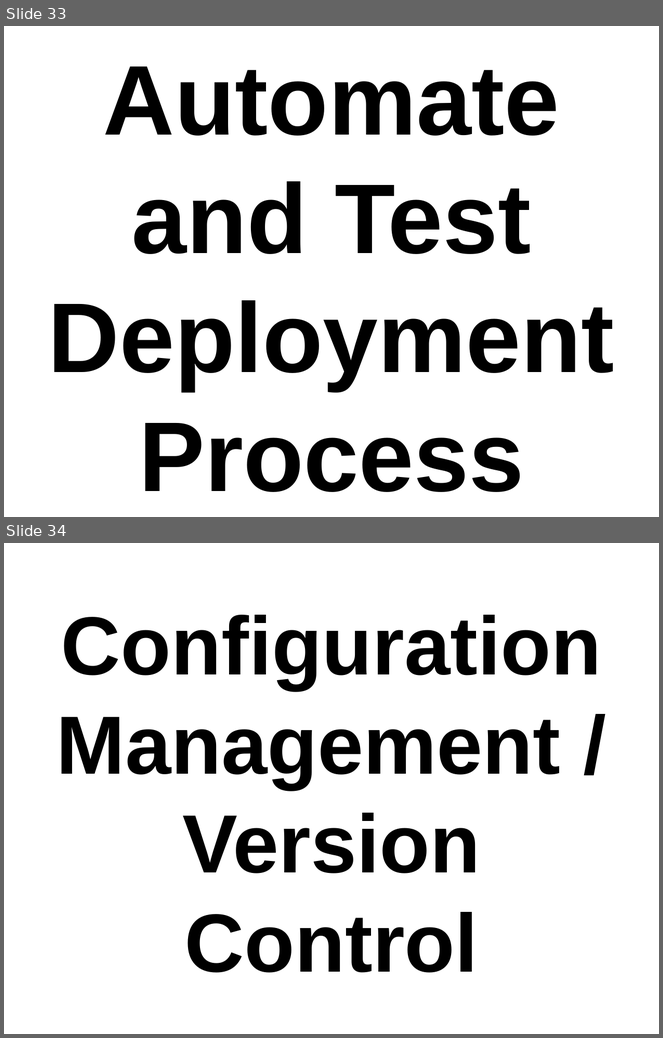
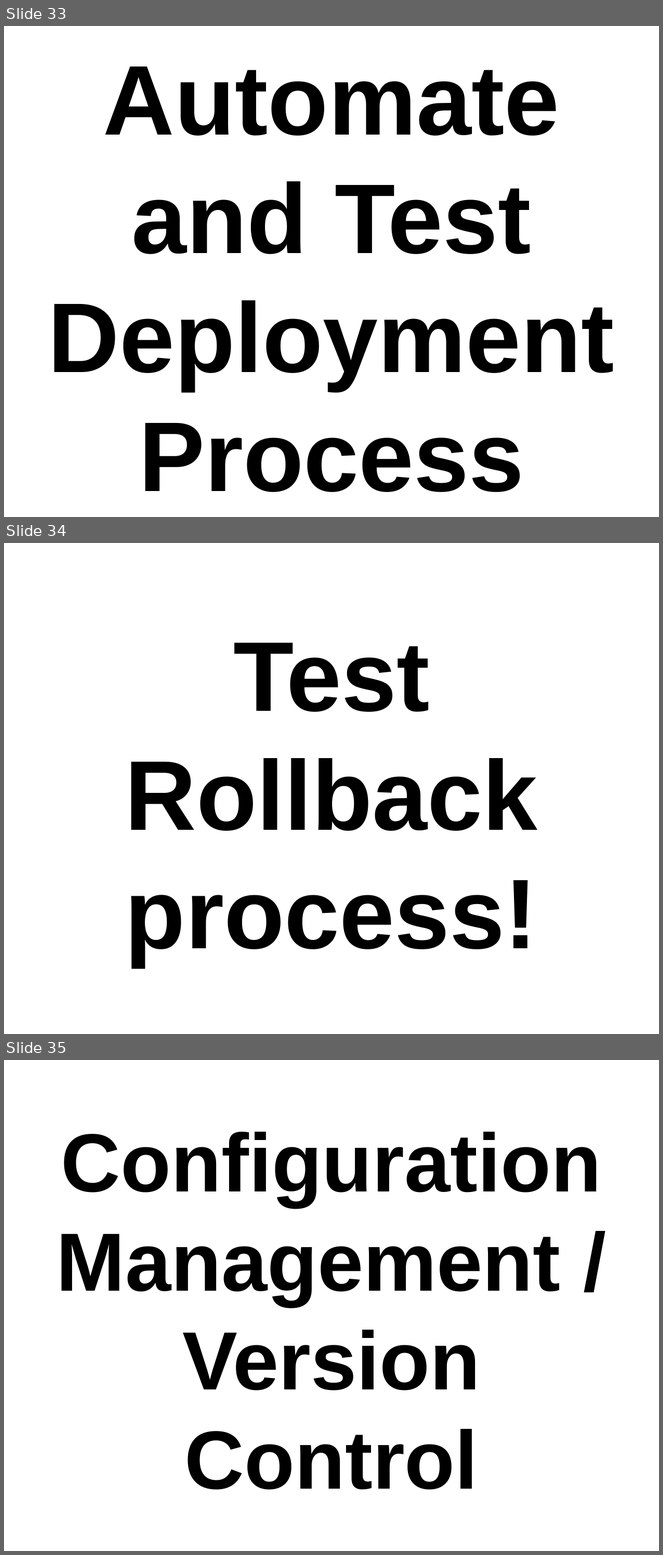
Before and after one commit to thewoolleyman/ci_for_the_rails_guy_or_gal, a slide deck: presentation/ci_for_the_web_2.0_guy_or_gal.odp. Shown one above the other, each under a label of ours: slides 33 and 34 before the commit, slides 33, 34 and 35 after it. The pictures are 663x1038 and 663x1555 pixels, drawn with LibreOffice and Linux fonts; fonts in the diff are those of the drawing. Boxes give left, top, right and bottom in pixels: in the first picture for what was removed or moved away, otherwise in the second. Text is boxed around its words. In the diff, an @@ line names an element or a change of style, - is before the commit and + after.

```diff
--- a/presentation/ci_for_the_web_2.0_guy_or_gal.odp
+++ b/presentation/ci_for_the_web_2.0_guy_or_gal.odp
@@ slide 34 added at box(4, 543, 659, 1034), background #FFFFFF @@
@@ title added at box(125, 643, 538, 966), 120 pt, text #000000, bold @@
+Test Rollback process!
@@ what was slide 34 is now slide 35 @@
```
Also in this commit, not shown: 2 slides changed, 2 other slides added.
